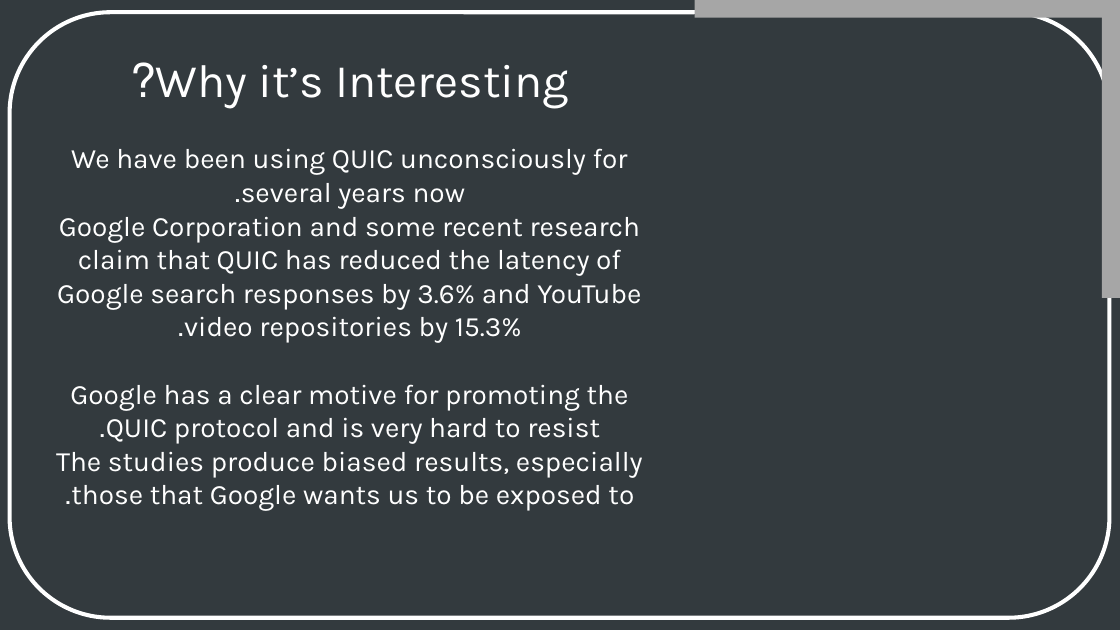
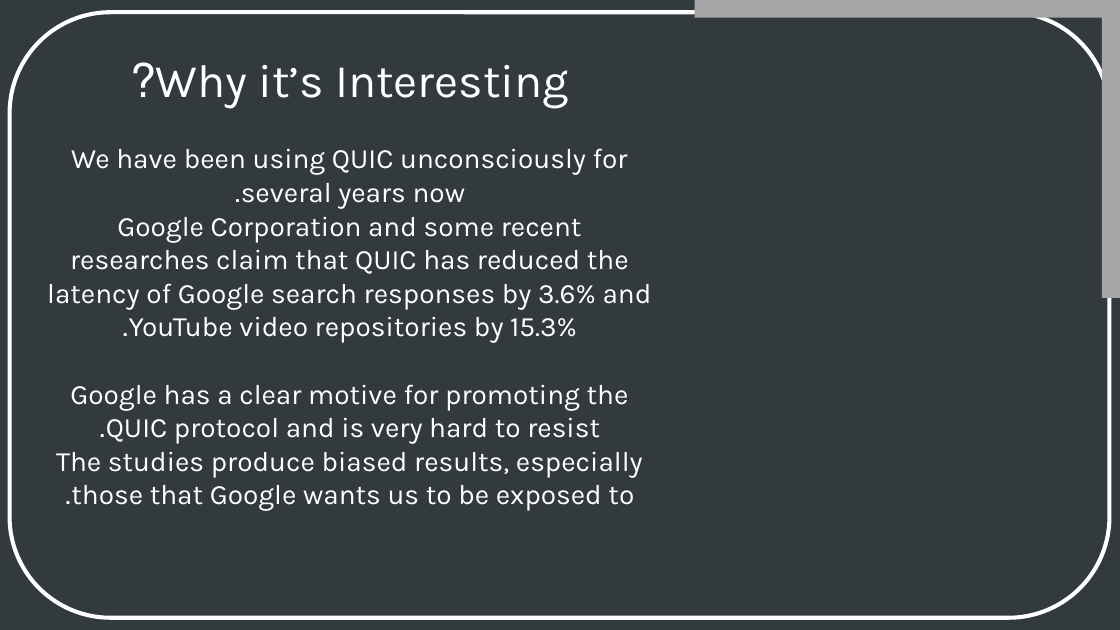
Before and after one commit to yoavhenig/Final-Project, a slide deck: slide 4 of מצגת הגנה.pptx. Drawn at 1120x630 pixels with LibreOffice and Linux fonts; fonts in the diff are those of the drawing; background and template pictures are left out. Boxes give left, top, right and bottom in pixels: in the first picture for what was removed or moved away, otherwise in the second. Text is boxed around its words. In the diff, an @@ line names an element or a change of style, - is before the commit and + after.

```diff
--- a/מצגת הגנה.pptx
+++ b/מצגת הגנה.pptx
@@ text at bbox=[47, 217, 652, 343]: text changed @@
-Google Corporation and some recent research claim that QUIC has reduced the latency of Google search responses by 3.6% and YouTube video repositories by 15.3%.
+Google Corporation and some recent researches claim that QUIC has reduced the latency of Google search responses by 3.6% and YouTube video repositories by 15.3%.
```
Also in this commit, not shown: 9 other slides changed, 6 slides added, 2 slides removed.
